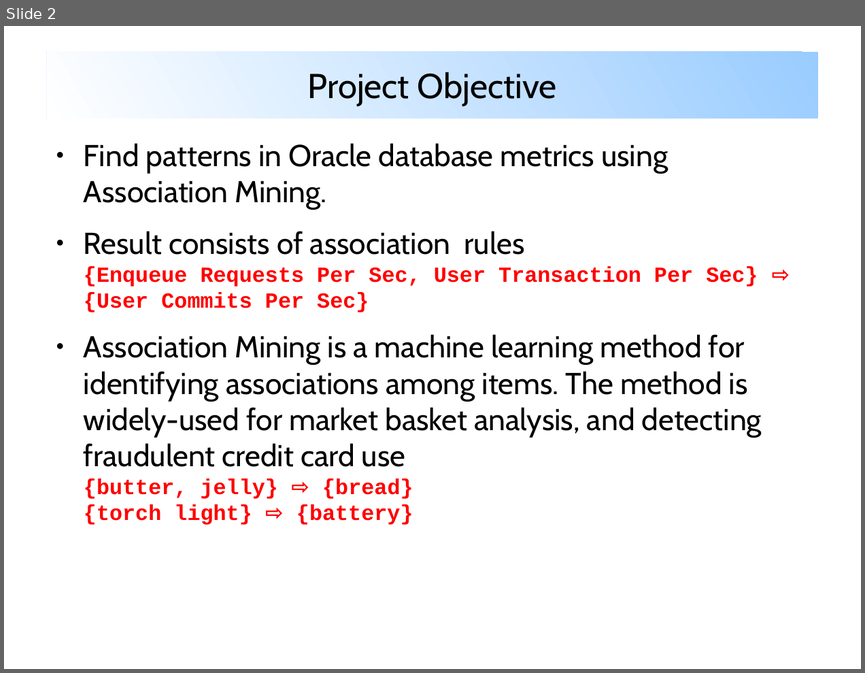
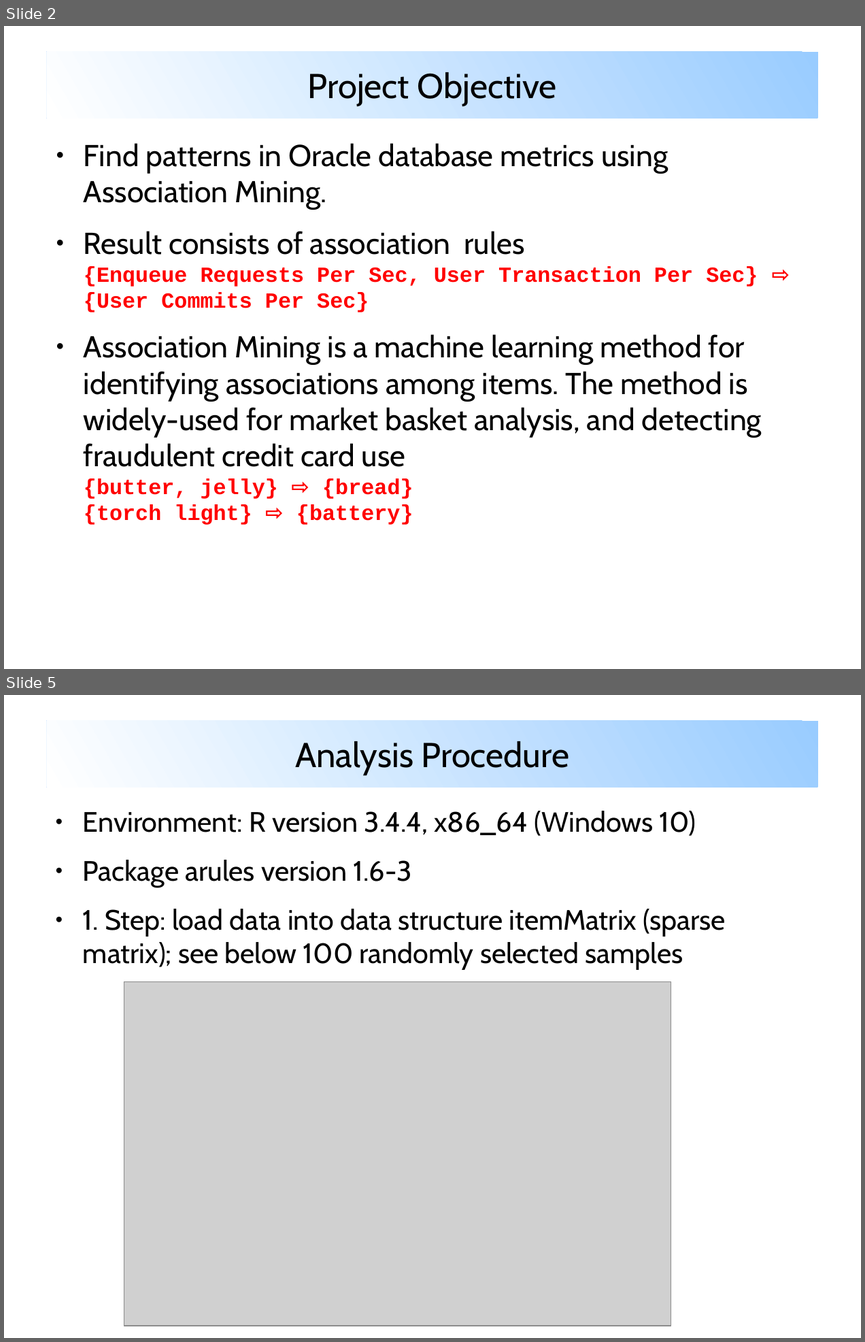
Before and after one commit to mbassi1364/CAS-Applied-Data-Science, a slide deck: Machine-Learning-Project/project.1/metriken.2020-03-14/analysis/prod.dba_hist_sysmetric_summary.2020-02-12-bis-2020-03-14/Report/bassi_oracle_metrics_association_mining.odp. Shown one above the other, each under a label of ours: slide 2 before the commit, slides 2 and 5 after it; the slides between them are not shown. The pictures are 865x673 and 865x1342 pixels, drawn with LibreOffice and Linux fonts; fonts in the diff are those of the drawing; grey boxes stand for pictures. Boxes give left, top, right and bottom in pixels: in the first picture for what was removed or moved away, otherwise in the second. Text is boxed around its words. In the diff, an @@ line names an element or a change of style, - is before the commit and + after.

```diff
--- a/Machine-Learning-Project/project.1/metriken.2020-03-14/analysis/prod.dba_hist_sysmetric_summary.2020-02-12-bis-2020-03-14/Report/bassi_oracle_metrics_association_mining.odp
+++ b/Machine-Learning-Project/project.1/metriken.2020-03-14/analysis/prod.dba_hist_sysmetric_summary.2020-02-12-bis-2020-03-14/Report/bassi_oracle_metrics_association_mining.odp
@@ slide 5 added at (4, 695, 861, 1338), background #FFFFFF @@
@@ title added at (47, 721, 818, 787), fill gradient #99CCFF to #FFFFFF, 32 pt, text #000000 @@
+Analysis Procedure
@@ text added at (83, 811, 725, 970), 26 pt, text #000000 @@
+● Environment: R version 3.4.4, x86_64 (Windows 10)
+● Package arules version 1.6-3
+● 1. Step: load data into data structure itemMatrix (sparse matrix); see below 100 randomly selected samples
@@ picture added at (124, 982, 671, 1325) @@
```
Also in this commit, not shown: 1 slide changed, 1 other slide added.
